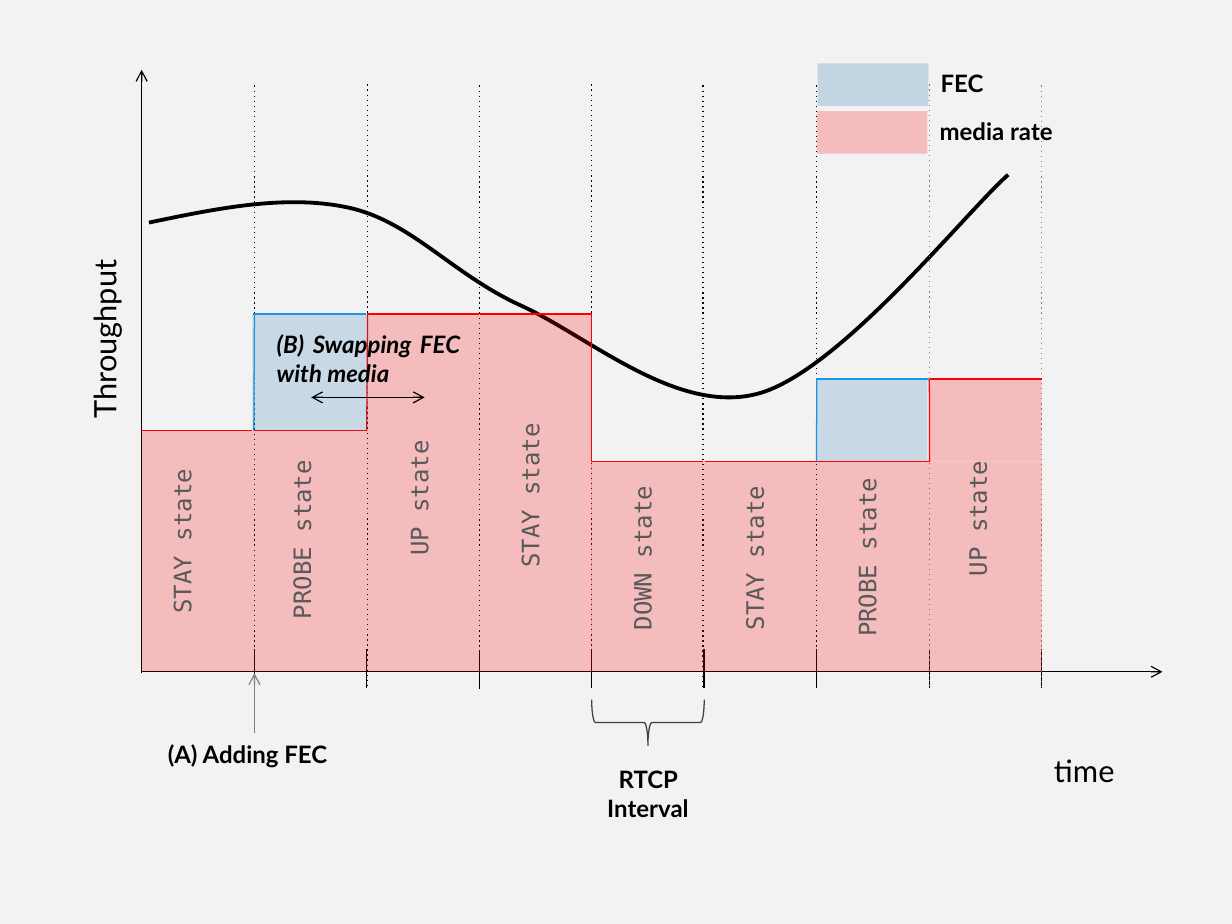
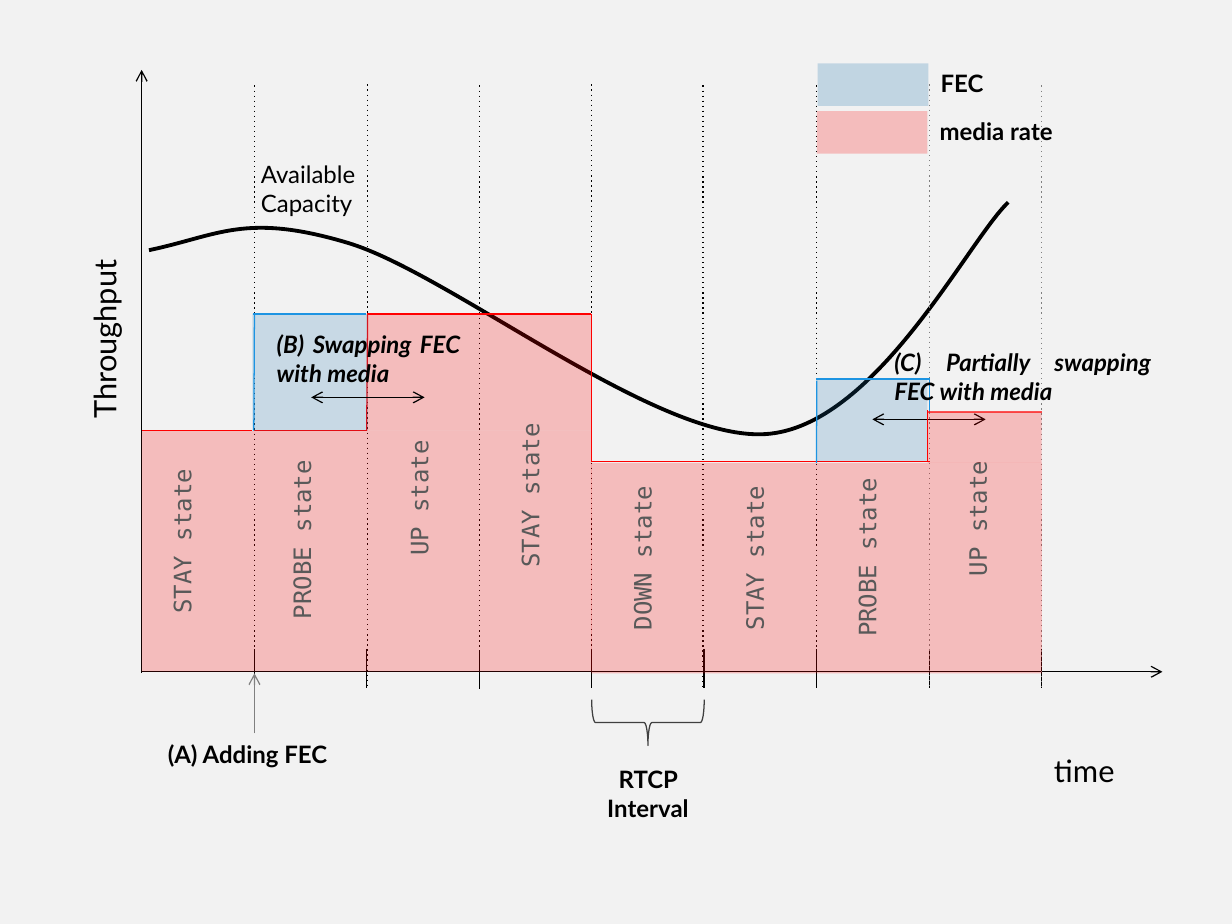
Before and after one commit to vr000m/PhD-thesis, a slide deck: slide 8 of graphs/source/chap5-src.pptx (slide 9 before the commit). Drawn at 1232x924 pixels with LibreOffice and Linux fonts; fonts in the diff are those of the drawing. Boxes give left, top, right and bottom in pixels: in the first picture for what was removed or moved away, otherwise in the second. Text is boxed around its words. In the diff, an @@ line names an element or a change of style, - is before the commit and + after.

```diff
--- a/graphs/source/chap5-src.pptx
+++ b/graphs/source/chap5-src.pptx
@@ text added at bbox=[261, 165, 355, 216], 14 pt, text #000000 @@
+Available Capacity
@@ freeform shape: place and size @@
-freeform shape at bbox=[149, 175, 1008, 398]
+freeform shape at bbox=[149, 202, 1008, 434]
@@ line moved from (367, 314) - (479, 314) to (367, 314) - (591, 314) @@
@@ line removed from (479, 314) to (591, 314) @@
@@ text added at bbox=[894, 350, 1150, 406], 14 pt, text #000000, bold, italic @@
+(C) Partially swapping FEC with media
@@ line added from (929, 378) to (929, 411), #1E95E2 0.75 pt @@
@@ line moved from (817, 462) - (930, 462) to (872, 419) - (986, 419) @@
@@ line (872, 419) - (986, 419): line to double arrow; stroke #FF0000 0.75 pt to #000000 0.75 pt @@
@@ line moved from (930, 379) - (1042, 379) to (928, 411) - (1042, 411) @@
@@ rectangle: place and size @@
-rectangle at bbox=[929, 379, 1042, 462]
+rectangle at bbox=[928, 411, 1042, 462]
@@ line moved from (929, 379) - (930, 462) to (928, 410) - (928, 462) @@
@@ line moved from (591, 462) - (703, 462) to (591, 462) - (930, 462) @@
@@ line removed from (705, 461) to (817, 461) @@
```
Also in this commit, not shown: 1 slide removed, 4 other files.
